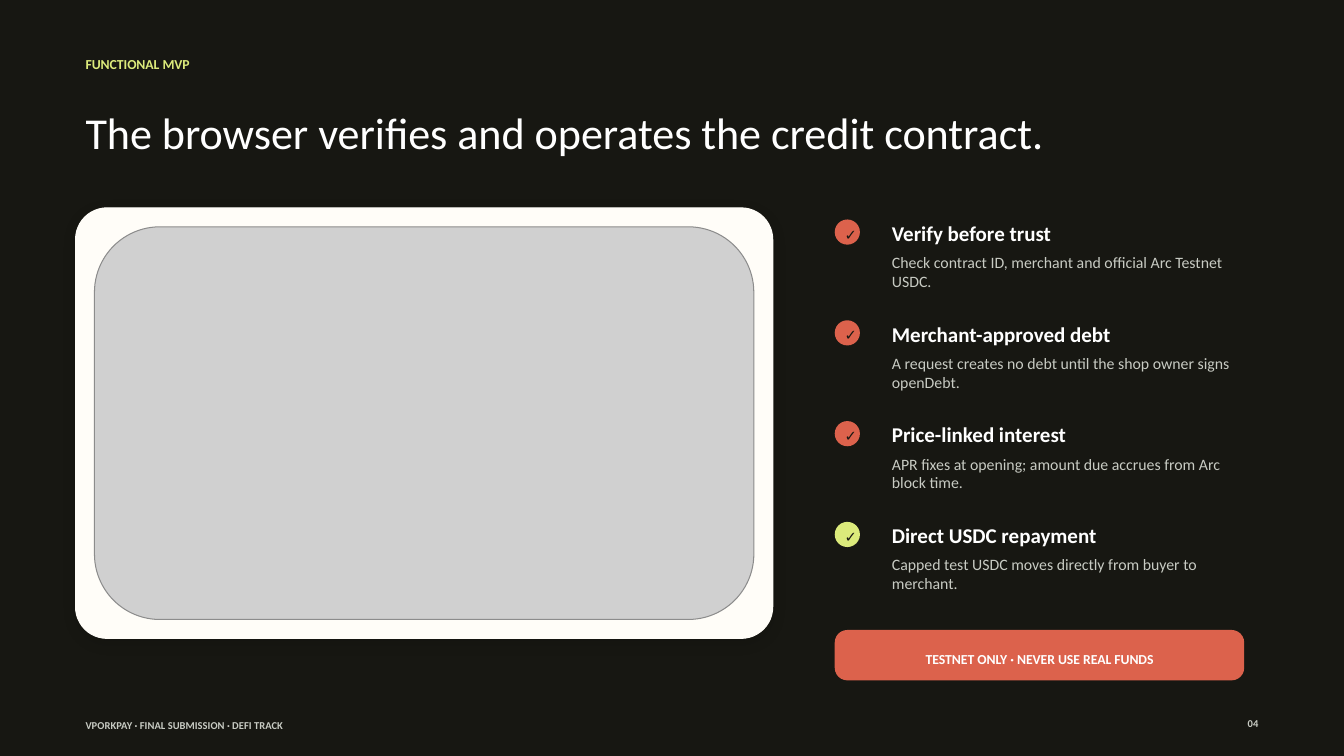
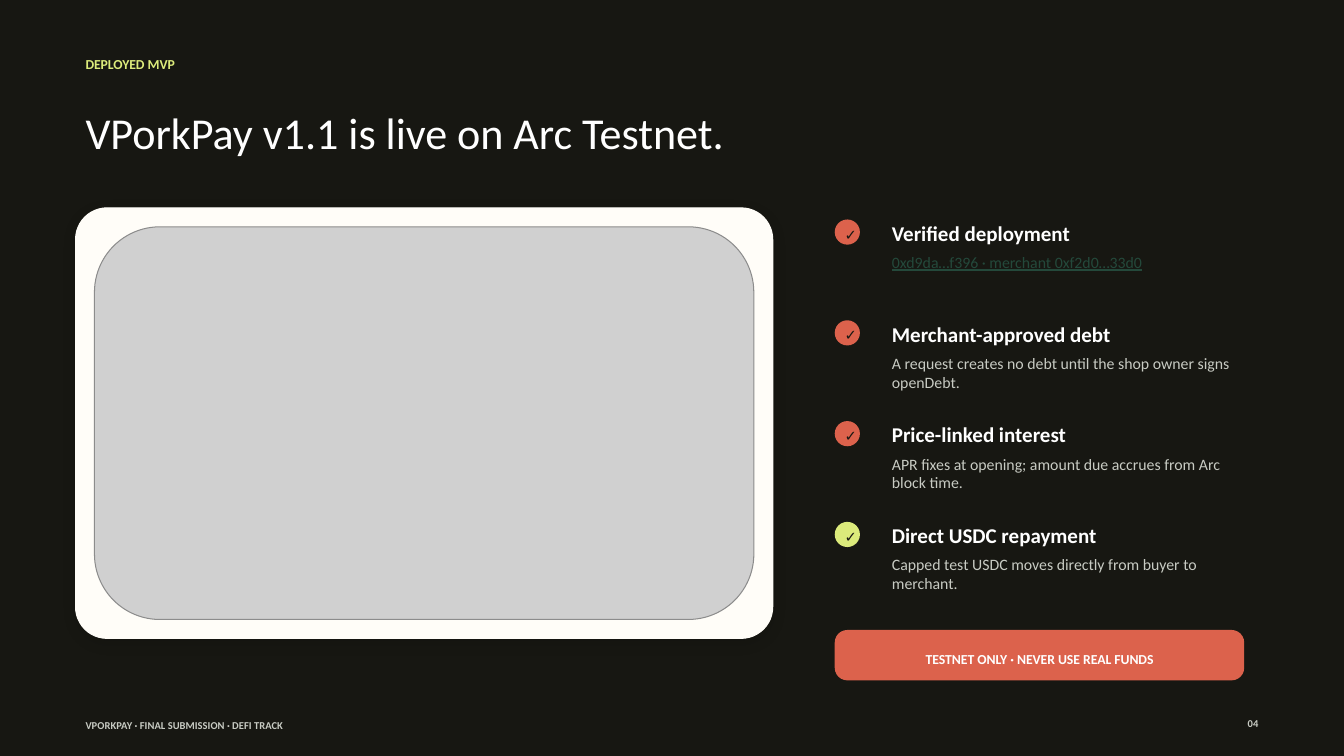
Before and after one commit to vybao39-rgb/porkpay, a slide deck: slide 4 of VPorkPay-Final-Submission-Deck.pptx. Drawn at 1344x756 pixels with LibreOffice and Linux fonts; fonts in the diff are those of the drawing; grey boxes stand for pictures. Boxes give left, top, right and bottom in pixels: in the first picture for what was removed or moved away, otherwise in the second. Text is boxed around its words. In the diff, an @@ line names an element or a change of style, - is before the commit and + after.

Commit message:
Publish verified Arc contract deployment

```diff
--- a/VPorkPay-Final-Submission-Deck.pptx
+++ b/VPorkPay-Final-Submission-Deck.pptx
@@ text at (86, 60, 175, 69): text changed @@
-FUNCTIONAL MVP
+DEPLOYED MVP
@@ text at (86, 118, 723, 156): text changed @@
-The browser verifies and operates the credit contract.
+VPorkPay v1.1 is live on Arc Testnet.
@@ text at (892, 226, 1070, 245): text changed @@
-Verify before trust
+Verified deployment
@@ text at (892, 257, 1142, 271): text changed; text colour #C8CBC3 to #24493B @@
-Check contract ID, merchant and official Arc Testnet USDC.
+0xd9da…f396 · merchant 0xf2d0…33d0
```
Also in this commit, not shown: 5 other files.
